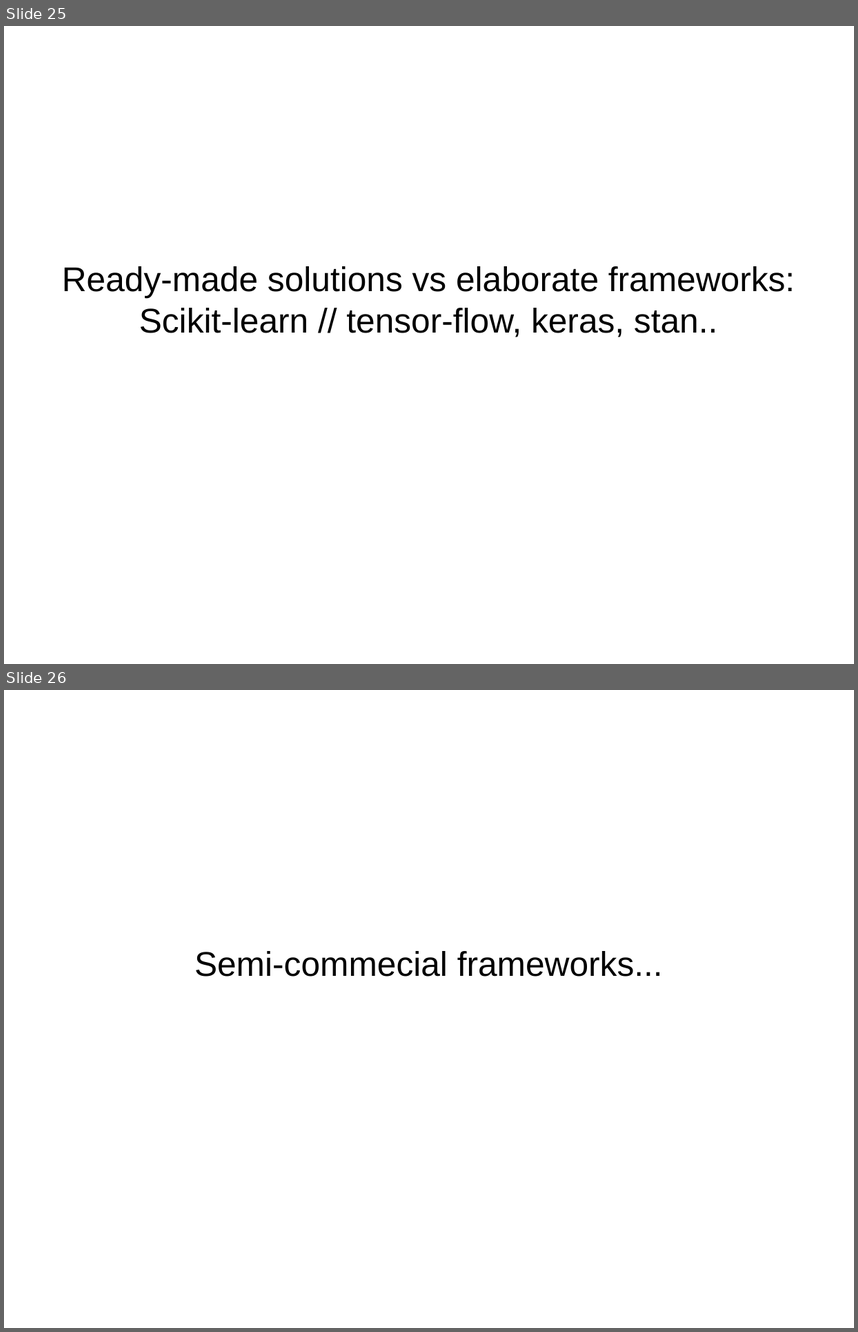
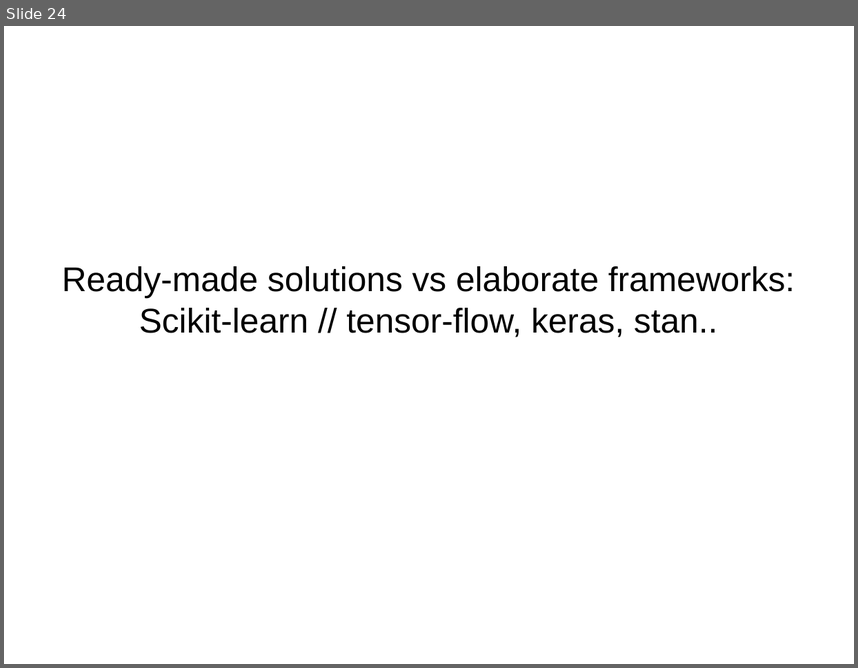
Before and after one commit to amueller/talks_odt, a slide deck: pycon_india_keynote.odp. Shown one above the other, each under a label of ours: slides 25 and 26 before the commit, slide 24 after it. The pictures are 858x1332 and 858x668 pixels, drawn with LibreOffice and Linux fonts; fonts in the diff are those of the drawing. Boxes give left, top, right and bottom in pixels: in the first picture for what was removed or moved away, otherwise in the second. Text is boxed around its words. In the diff, an @@ line names an element or a change of style, - is before the commit and + after.

```diff
--- a/pycon_india_keynote.odp
+++ b/pycon_india_keynote.odp
@@ slide 26 removed at bbox=[4, 690, 854, 1328], background #FFFFFF @@
@@ subtitle removed at bbox=[194, 951, 663, 976] @@
-Semi-commecial frameworks...
@@ what was slide 25 is now slide 24 @@
```
Also in this commit, not shown: 1 slide changed, 8 slides added, 9 other slides removed.
